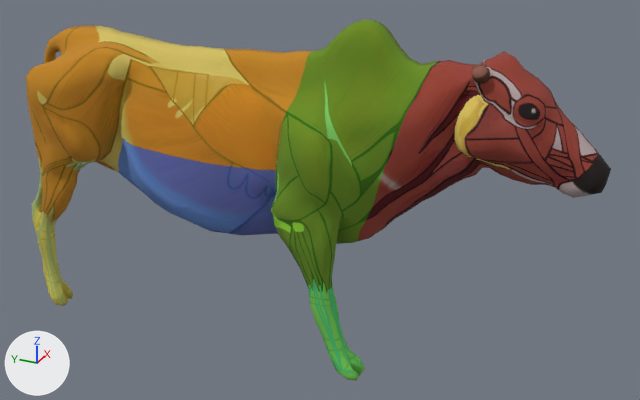
Before and after pictures for a commit that changed the glTF model Cortes_de_Carnes/modelos/04.glb.
One viewpoint serves both versions: a 50 mm lens placed at (-1.233, -0.617, 0.892), pointed at (-0.032, -0.077, 0.292). Every picture has the same lights, and +X, +Y and +Z are marked at lower left. The older version comes first. Where no turn or scale is listed for an object, it has been applied to the vertices. Vertices at exactly the same position are counted once.

The first picture shows 'boi_corte'.
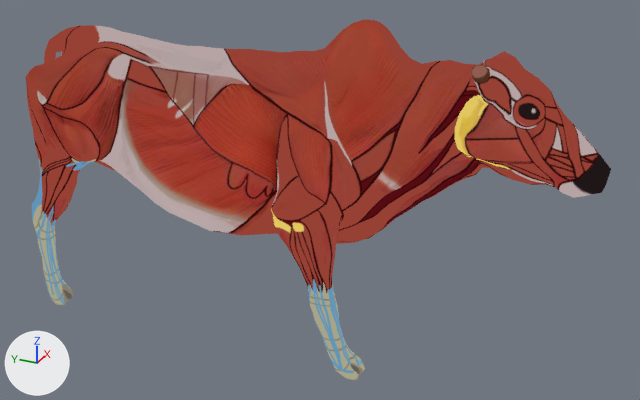
Patch to the scene script:
```diff
--- a/Cortes_de_Carnes/modelos/04.glb.py
+++ b/Cortes_de_Carnes/modelos/04.glb.py
@@ img_boi_musculo @@
+img_boi_musculo = load_image('boi_musculo', '_unpacked/boi_musculo', 2048, 2048, 'sRGB')
@@ mat_corte @@
 mat_corte = bpy.data.materials.new('corte')
-# nodes: BsdfPrincipled, Mix, OutputMaterial, TexImage, VertexColor
-# uses the picture img_boi_quartos
+# nodes: BsdfTransparent, Emission, LightPath, Mix, MixShader, OutputMaterial, TexImage, VertexColor
+# uses the picture img_boi_musculo
@@ mat_corpo @@
+mat_corpo = bpy.data.materials.new('corpo')
+# uses the picture img_boi_musculo
@@ me_mesh_001 @@
 me_mesh_001.from_pydata(...)  # 2388 vertices, 4760 faces; spans x -0.029..0.09, y -0.927..0.077, z -0.048..0.546
 # used by ob_boi_corte; location = (-0.091, 0.411, 0.044)
+# me_mesh_001 part 1: 3904 of the faces centred in x -0.028..0.086, y -0.926..0.076, z -0.048..0.545 switch from mat_corte to mat_corpo
```

Boxes [x1, y1, x2, y2] around the edits, measured in the pictures (640 x 400 px):
'boi_corte', surface changed, recoloured: [26, 20, 611, 380] in both
